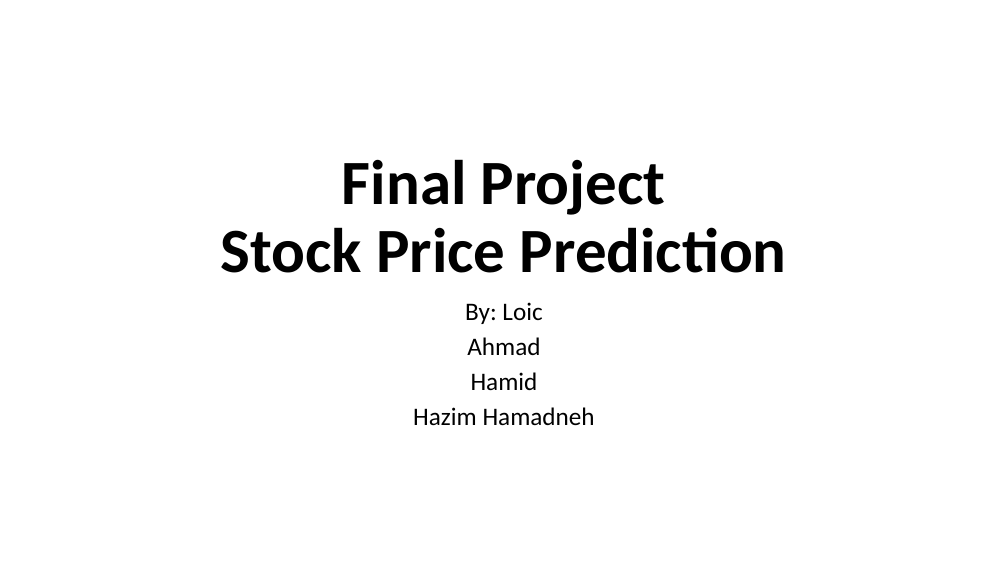
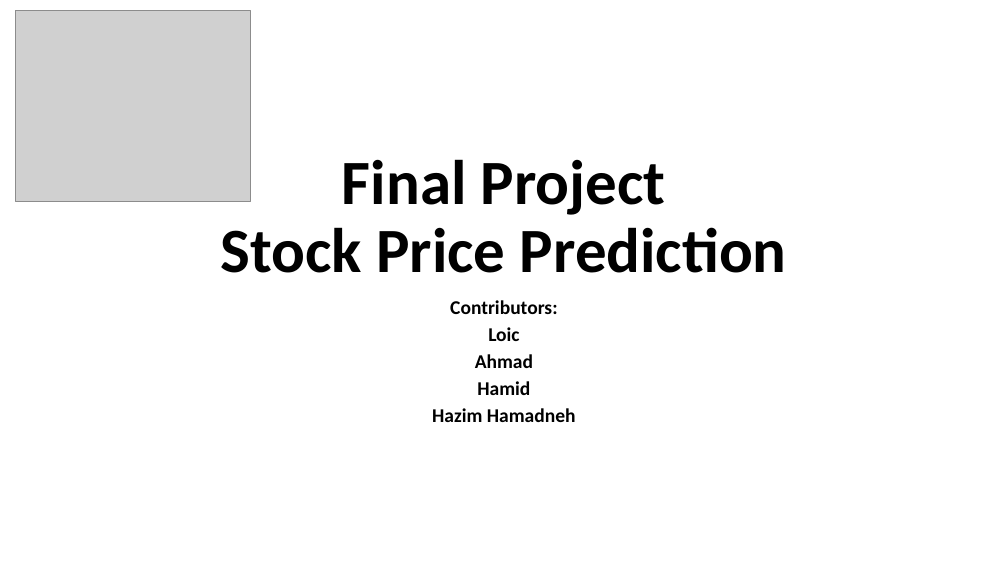
Before and after one commit to ahmadfarouk/FinalProject, a slide deck: slide 1 of Presentation.pptx. Drawn at 1008x567 pixels with LibreOffice and Linux fonts; fonts in the diff are those of the drawing; grey boxes stand for pictures. Boxes give left, top, right and bottom in pixels: in the first picture for what was removed or moved away, otherwise in the second. Text is boxed around its words. In the diff, an @@ line names an element or a change of style, - is before the commit and + after.

```diff
--- a/Presentation.pptx
+++ b/Presentation.pptx
@@ picture added at <box>15,11,250,201</box> @@
@@ subtitle at <box>450,300,557,341</box>: text changed; size 24 to 18.6 pt; bold on @@
-By: Loic
+Contributors:
+Loic
@@ subtitle at <box>432,354,576,422</box>: size 24 to 18.6 pt, bold on in "Ahmad", "Hamid", "Hazim Hamadneh"; line spacing 0.8 to 0.7 @@
```
Also in this commit, not shown: 6 other slides changed, 2 slides added, 1 slide removed.
